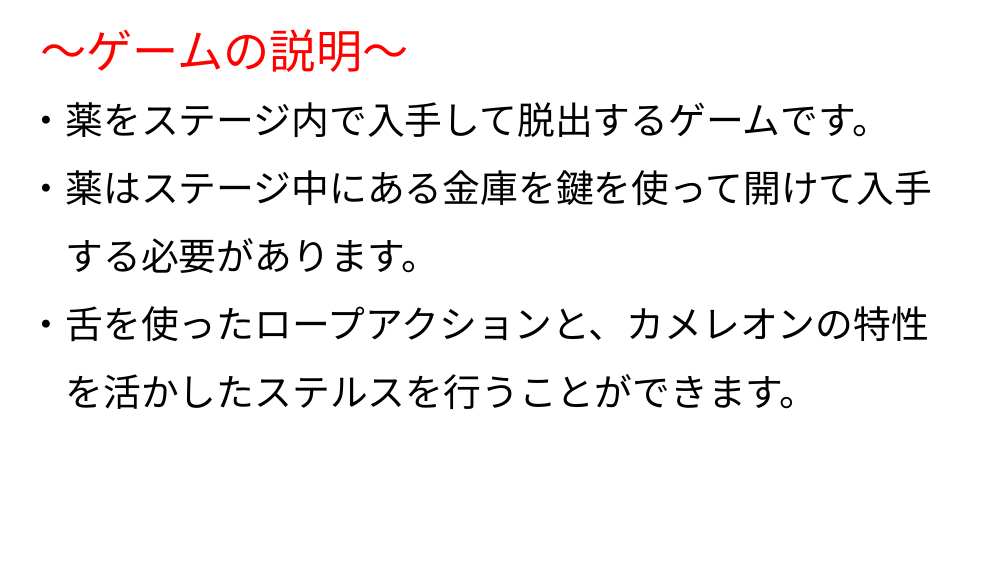
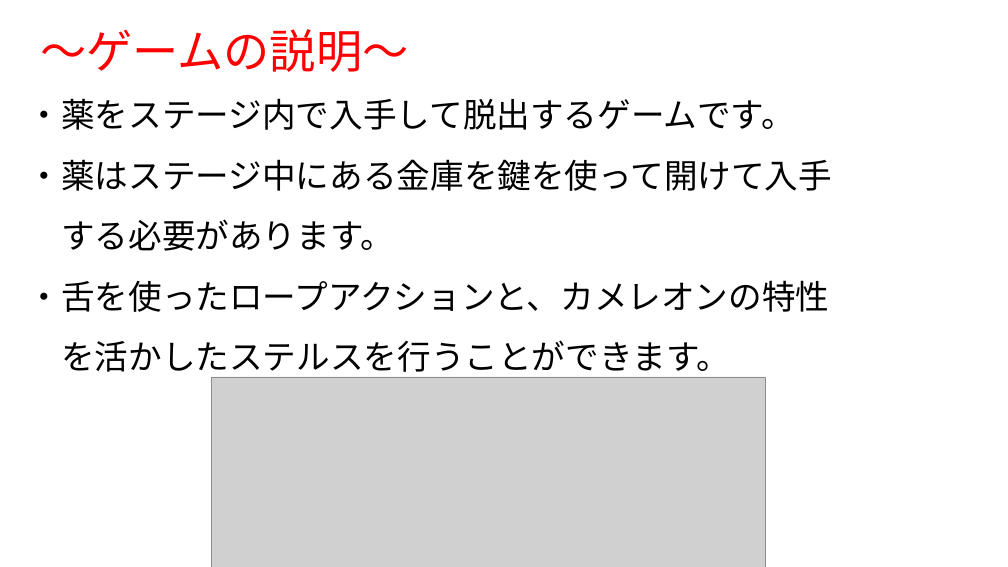
Before and after one commit to 1601323/Gameproject, a slide deck: slide 5 of AsoGameSho.pptx. Drawn at 1008x567 pixels with LibreOffice and Linux fonts; fonts in the diff are those of the drawing; grey boxes stand for pictures; background and template pictures are left out. Boxes give left, top, right and bottom in pixels: in the first picture for what was removed or moved away, otherwise in the second. Text is boxed around its words. In the diff, an @@ line names an element or a change of style, - is before the commit and + after.

Commit message:
家でちょっと修正したパワポ 残りは学校

```diff
--- a/AsoGameSho.pptx
+++ b/AsoGameSho.pptx
@@ text "・薬をステージ内で入手して脱出するゲームです。" at <box>28,98,832,379</box>: size 36 to 32 pt @@
@@ picture added at <box>212,377,766,567</box> @@
```
Also in this commit, not shown: 9 other slides changed, 1 other file.
